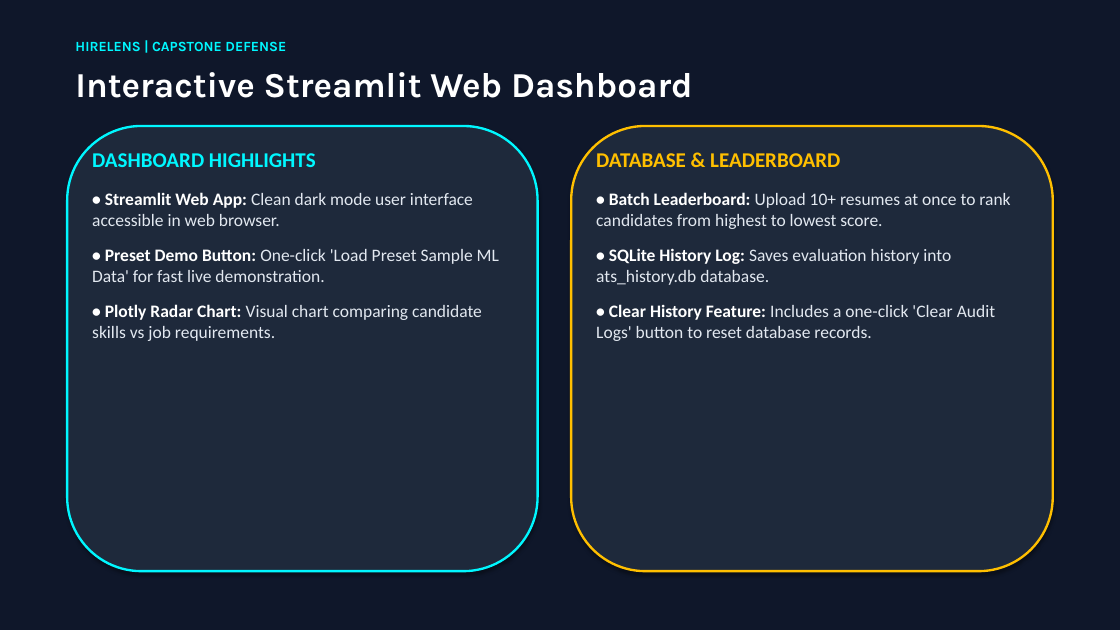
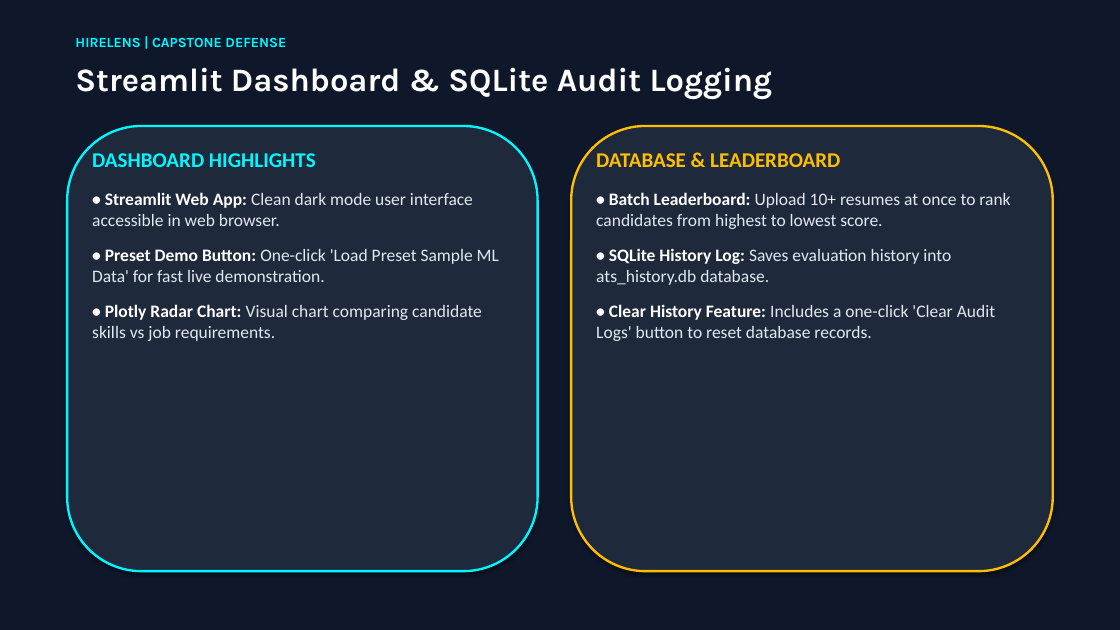
Before and after one commit to Aryan8182/Hirelens-ai-resume-analyzer, a slide deck: slide 11 of HireLens_Presentation.pptx (slide 8 before the commit). Drawn at 1120x630 pixels with LibreOffice and Linux fonts; fonts in the diff are those of the drawing. Boxes give left, top, right and bottom in pixels: in the first picture for what was removed or moved away, otherwise in the second. Text is boxed around its words. In the diff, an @@ line names an element or a change of style, - is before the commit and + after.

```diff
--- a/HireLens_Presentation.pptx
+++ b/HireLens_Presentation.pptx
@@ text "HIRELENS | CAPSTONE DEFENSE": place and size @@
-text "HIRELENS | CAPSTONE DEFENSE" at [75, 41, 286, 51]
+text "HIRELENS | CAPSTONE DEFENSE" at [75, 37, 286, 47]
@@ text at [75, 67, 773, 100]: text changed; size 30 to 28 pt @@
-Interactive Streamlit Web Dashboard
+Streamlit Dashboard & SQLite Audit Logging
```
Also in this commit, not shown: 11 other slides changed, 4 slides added, 1 other file.
